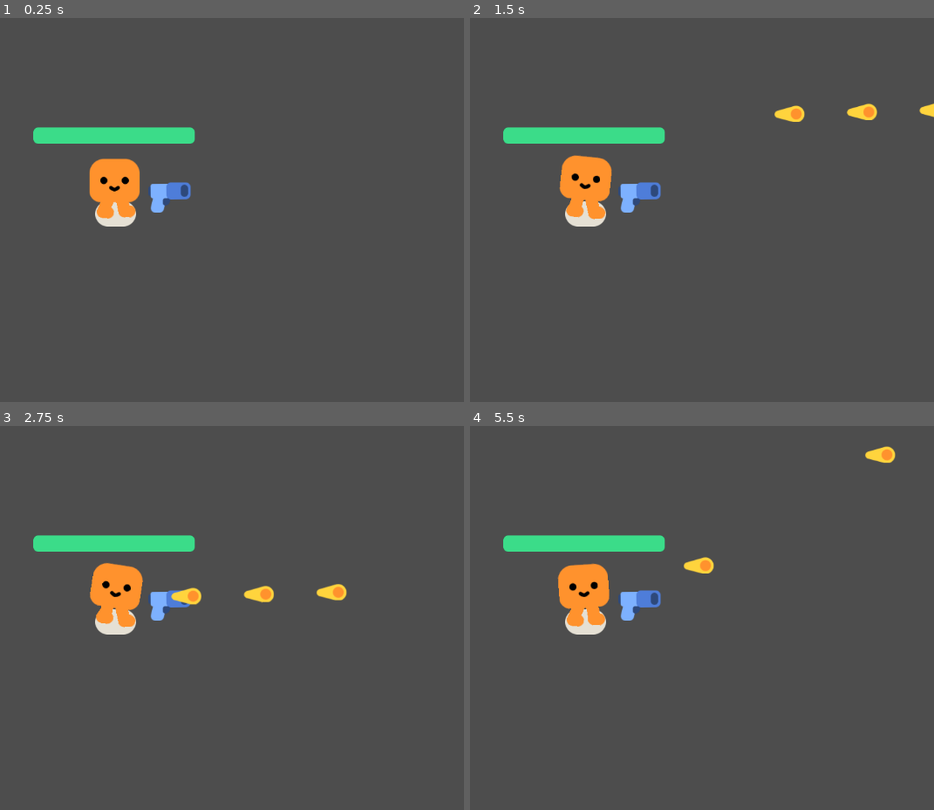
Above: before the commit, frames 1-4 (two rows, left to right).
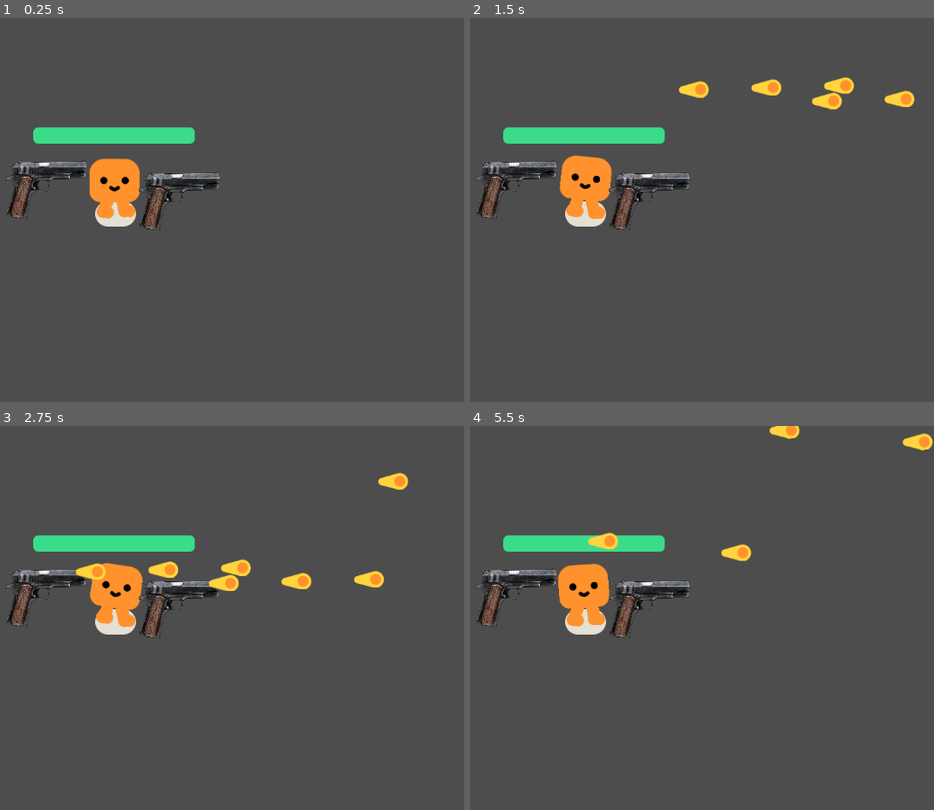
Above: after the commit, the same moments.

Repository: AnOropeza26/Final-Project
Game: Godot game, scene res://player.tscn
The game is run twice, just before and just after one commit, with the same random seed, the same clock (stepped at 60 frames per second) and the same inputs.
Inputs:
- Up to frame 1 (0.25 s): no input
- Up to frame 2 (1.5 s): hold D (move_right) 0.53-1.28 s; hold S (move_down) from 1.28 s (still down)
- Up to frame 3 (2.75 s): release S (move_down) at 2.03 s; hold D (move_right) from 2.03 s (still down)
- Up to frame 4 (5.5 s): release D (move_right) at 2.78 s; hold W (move_up) 2.78-3.53 s; hold A (move_left) 3.53-5.03 s; hold S (move_down) from 5.03 s (still down)

The runs differ from the first frame. In frame 1, 2.0% of the frame differs, in the area x 1-48%, y 37-56%; in frame 2, 3.6%; in frame 3, 3.9%, in the area x 1-88%, y 12-56%; in frame 4, 3.3%.

Commit message:
Gun and tank features

Diff:
--- a/gun.tscn
+++ b/gun.tscn
@@ -1,7 +1,7 @@
 [gd_scene load_steps=5 format=3 uid="uid://dhiq36wbmyegc"]
 
 [ext_resource type="Script" path="res://gun.gd" id="1_5m7ag"]
-[ext_resource type="Texture2D" uid="uid://cswb5do8rrj7q" path="res://pistol/pistol.png" id="1_t3vce"]
+[ext_resource type="Texture2D" uid="uid://7saaqewvr1cg" path="res://BFBC2_M1911_ICON.webp" id="2_5dv6c"]
 [ext_resource type="PackedScene" uid="uid://dokoiurtk7qri" path="res://bullet.tscn" id="3_2k2ui"]
 
 [sub_resource type="CircleShape2D" id="CircleShape2D_sc4kg"]
@@ -19,13 +19,14 @@
 position = Vector2(68, -12)
 
 [node name="Pistol" type="Sprite2D" parent="WeaponPivot"]
-position = Vector2(58, -0.999999)
+position = Vector2(-51, 31)
 rotation = -0.0106406
-texture = ExtResource("1_t3vce")
+scale = Vector2(0.331747, 0.393452)
+texture = ExtResource("2_5dv6c")
 
 [node name="ShootingPoint" type="Marker2D" parent="WeaponPivot/Pistol"]
 unique_name_in_owner = true
-position = Vector2(25.1156, -10.7334)
+position = Vector2(214.508, -93.1676)
 
 [node name="Bullet" parent="WeaponPivot/Pistol/ShootingPoint" instance=ExtResource("3_2k2ui")]
 
--- a/mob.gd
+++ b/mob.gd
@@ -1,6 +1,6 @@
 extends CharacterBody2D
 
-var health = 3
+var health = 2
 
 @onready var player = get_node("/root/Game/player")
 
--- a/player.tscn
+++ b/player.tscn
@@ -34,7 +34,7 @@
 shape = SubResource("CircleShape2D_4udkp")
 
 [node name="Gun" parent="." instance=ExtResource("3_na17b")]
-position = Vector2(-37, -14)
+position = Vector2(88, -41)
 
 [node name="HurtBox" type="Area2D" parent="."]
 unique_name_in_owner = true
@@ -57,3 +57,6 @@
 show_percentage = false
 
 [node name="Camera2D" type="Camera2D" parent="."]
+
+[node name="Gun2" parent="." instance=ExtResource("3_na17b")]
+position = Vector2(-132, -60)
--- a/survivors_game .tscn
+++ b/survivors_game .tscn
@@ -1,8 +1,9 @@
-[gd_scene load_steps=5 format=3 uid="uid://c3x3ko7r86xi"]
+[gd_scene load_steps=6 format=3 uid="uid://c3x3ko7r86xi"]
 
 [ext_resource type="PackedScene" uid="uid://1lk2mbnh2rvm" path="res://player.tscn" id="1_lias5"]
 [ext_resource type="Script" path="res://survivors_game.gd" id="1_woo71"]
 [ext_resource type="PackedScene" uid="uid://clx1385y22h7i" path="res://pinetree.tscn" id="2_h4mnl"]
+[ext_resource type="PackedScene" uid="uid://dvtq5hyxfe4gn" path="res://tanks.tscn" id="4_cvqeu"]
 
 [sub_resource type="Curve2D" id="Curve2D_dvg12"]
 _data = {
@@ -44,7 +45,7 @@
 position = Vector2(370, 544)
 
 [node name="Pinetree5" parent="." instance=ExtResource("2_h4mnl")]
-position = Vector2(89, 185)
+position = Vector2(1676, 176)
 
 [node name="Pinetree6" parent="." instance=ExtResource("2_h4mnl")]
 position = Vector2(887, 137)
@@ -80,14 +81,34 @@
 anchor_top = 0.5
 anchor_right = 0.5
 anchor_bottom = 0.5
-offset_left = -99.0
-offset_top = -79.0
-offset_right = 99.0
-offset_bottom = 79.0
+offset_left = -465.5
+offset_top = -106.5
+offset_right = 465.5
+offset_bottom = 106.5
 grow_horizontal = 2
 grow_vertical = 2
 theme_override_font_sizes/font_size = 156
 text = "Game Over !"
 
+[node name="AudioStreamPlayer" type="AudioStreamPlayer" parent="."]
+
+[node name="Tanks" parent="." instance=ExtResource("4_cvqeu")]
+position = Vector2(1969, 381)
+
+[node name="Tanks2" parent="." instance=ExtResource("4_cvqeu")]
+position = Vector2(2075, 1091)
+
+[node name="Tanks3" parent="." instance=ExtResource("4_cvqeu")]
+position = Vector2(656, 1295)
+
+[node name="Pinetree9" parent="." instance=ExtResource("2_h4mnl")]
+position = Vector2(1494, 732)
+
+[node name="Pinetree10" parent="." instance=ExtResource("2_h4mnl")]
+position = Vector2(1126, 1006)
+
+[node name="Pinetree11" parent="." instance=ExtResource("2_h4mnl")]
+position = Vector2(301, 1086)
+
 [connection signal="health_depleted" from="player" to="." method="_on_player_health_depleted"]
 [connection signal="timeout" from="Timer" to="." method="_on_timer_timeout"]
--- /dev/null
+++ b/tanks.tscn
@@ -0,0 +1,23 @@
+[gd_scene load_steps=4 format=3 uid="uid://dvtq5hyxfe4gn"]
+
+[ext_resource type="Texture2D" uid="uid://b7rhtttevhxtj" path="res://characters/ground_shadow.png" id="1_44yo6"]
+[ext_resource type="Texture2D" uid="uid://dan8ockfesrw1" path="res://addons/destroyed_tank_by_jeinex_by_jeinex_d9xnczi-fullview.png" id="2_rqmem"]
+
+[sub_resource type="RectangleShape2D" id="RectangleShape2D_nfa2w"]
+size = Vector2(700.875, 194.375)
+
+[node name="Tanks" type="StaticBody2D"]
+
+[node name="GroundShadow" type="Sprite2D" parent="."]
+modulate = Color(0.423529, 0.698039, 0.694118, 1)
+position = Vector2(0, 7)
+texture = ExtResource("1_44yo6")
+
+[node name="Tank" type="Sprite2D" parent="."]
+position = Vector2(0, -59)
+texture = ExtResource("2_rqmem")
+
+[node name="CollisionShape2D" type="CollisionShape2D" parent="."]
+modulate = Color(0.341176, 0.8, 0.737255, 1)
+position = Vector2(30.5625, 87.1875)
+shape = SubResource("RectangleShape2D_nfa2w")
Binary file added: BFBC2_M1911_ICON.webp
Not shown, added: BFBC2_M1911_ICON.webp.import
Binary file added: addons/destroyed_tank_by_jeinex_by_jeinex_d9xnczi-fullview.png
Not shown, added: addons/destroyed_tank_by_jeinex_by_jeinex_d9xnczi-fullview.png.import
